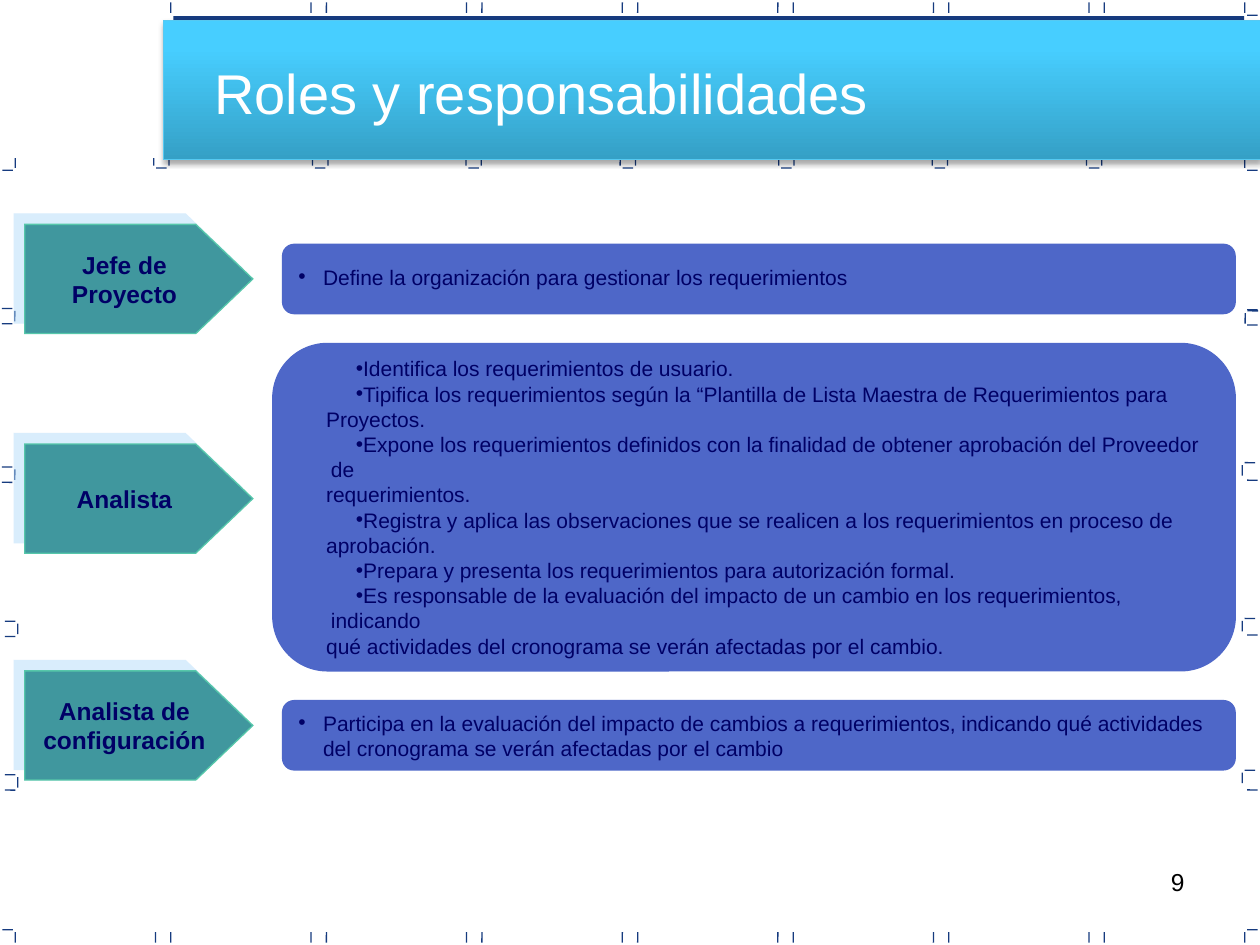
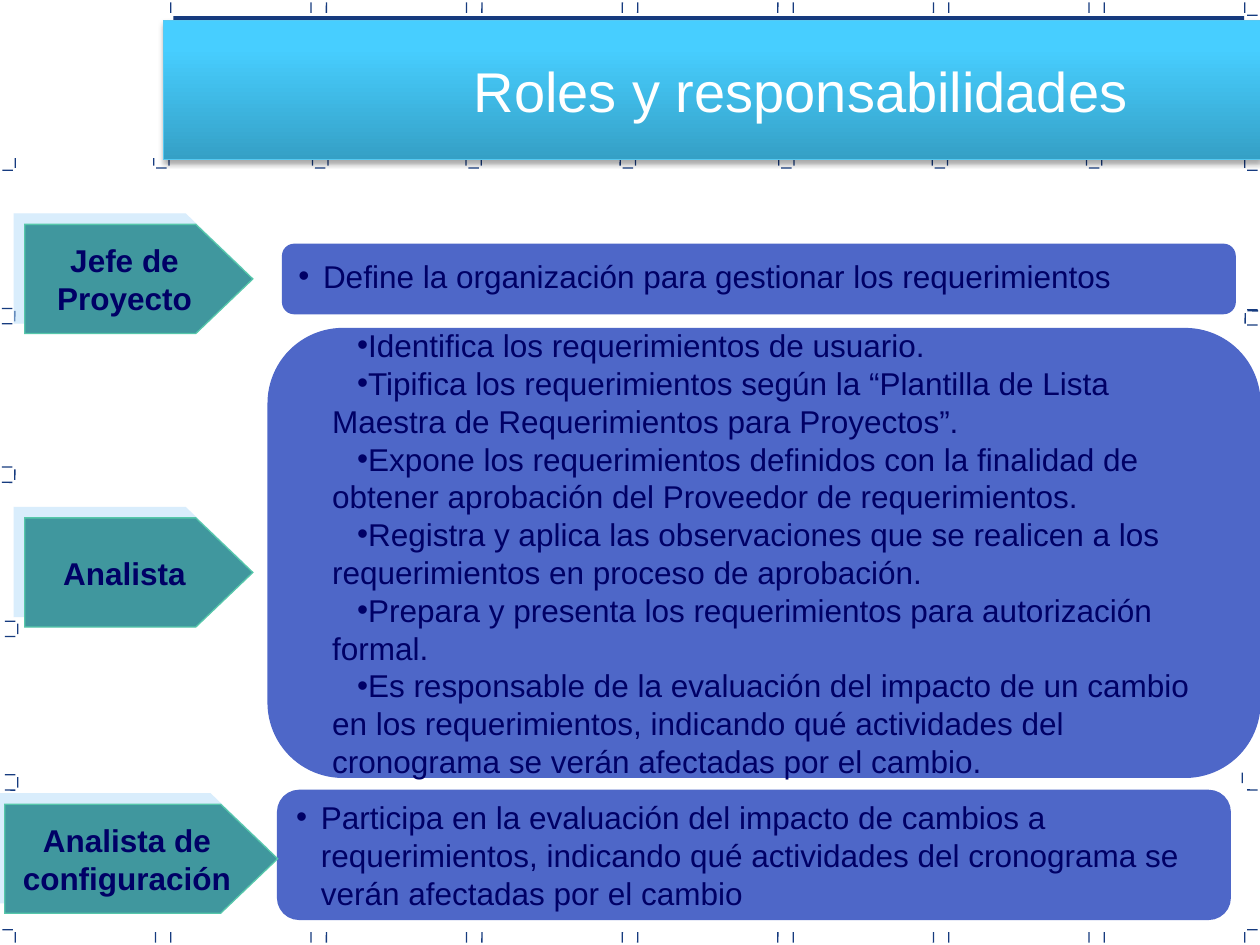
Before and after one commit to RSegura7/Travel-Peru-Express-Documentos, a slide deck: slide 9 of Area de proceso REQM/PGREQ_V0.1.pptx. Drawn at 1260x945 pixels with LibreOffice and Linux fonts; fonts in the diff are those of the drawing. Boxes give left, top, right and bottom in pixels: in the first picture for what was removed or moved away, otherwise in the second. Text is boxed around its words. In the diff, an @@ line names an element or a change of style, - is before the commit and + after.

```diff
--- a/Area de proceso REQM/PGREQ_V0.1.pptx
+++ b/Area de proceso REQM/PGREQ_V0.1.pptx
@@ text "Roles y responsabilidades" moved from (x1=214, y1=73, x2=867, y2=125) to (x1=474, y1=71, x2=1127, y2=123) @@
@@ rounded rectangle "Define la organización para gestionar ..." at (x1=282, y1=244, x2=1235, y2=314): size 12 to 18 pt; more space between paragraphs @@
@@ rounded rectangle "Identifica los requerimientos de usuario." resized from (x1=272, y1=344, x2=1235, y2=672) to (x1=268, y1=329, x2=1260, y2=777) @@
@@ text in rounded rectangle at (x1=332, y1=334, x2=1152, y2=660): size 12 to 18 pt in "Identifica los requerimientos de usuario.", "Prepara y presenta los requerimientos para autorización ..." @@
@@ text in rounded rectangle at (x1=332, y1=372, x2=1159, y2=590): text changed; size 12 to 18 pt @@
-• Tipifica los requerimientos según la “Plantilla de Lista Maestra de Requerimientos para
-Proyectos.
-• Expone los requerimientos definidos con la finalidad de obtener aprobación del Proveedor de
-requerimientos.
-• Registra y aplica las observaciones que se realicen a los requerimientos en proceso de
-aprobación.
+• Tipifica los requerimientos según la “Plantilla de Lista Maestra de Requerimientos para Proyectos”.
+• Expone los requerimientos definidos con la finalidad de obtener aprobación del Proveedor de requerimientos.
+• Registra y aplica las observaciones que se realicen a los requerimientos en proceso de aprobación.
@@ line removed from (1242, 475) to (1242, 465) @@
@@ line removed from (1245, 462) to (1255, 462) @@
@@ line removed from (1247, 480) to (1257, 480) @@
@@ pentagon arrow "Analista" moved from (x1=25, y1=444, x2=253, y2=553) to (x1=25, y1=518, x2=253, y2=627) @@
@@ line removed from (1242, 631) to (1242, 621) @@
@@ line removed from (1245, 619) to (1255, 619) @@
@@ line removed from (1247, 635) to (1257, 635) @@
@@ text in rounded rectangle at (x1=332, y1=674, x2=1189, y2=779): text changed; size 12 to 18 pt @@
-• Es responsable de la evaluación del impacto de un cambio en los requerimientos, indicando
-qué actividades del cronograma se verán afectadas por el cambio.
+• Es responsable de la evaluación del impacto de un cambio en los requerimientos, indicando qué actividades del cronograma se verán afectadas por el cambio.
@@ line removed from (1245, 770) to (1255, 770) @@
@@ size 14 to 18 pt in 3 elements at (x1=25, y1=224, x2=253, y2=334), (x1=25, y1=518, x2=253, y2=627), (x1=5, y1=804, x2=278, y2=914) @@
@@ pentagon arrow "Analista de configuración" resized from (x1=25, y1=670, x2=253, y2=780) to (x1=5, y1=804, x2=278, y2=914) @@
@@ rounded rectangle "Participa en la evaluación del ..." at (x1=277, y1=790, x2=1230, y2=919): size 12 to 18 pt; more space between paragraphs @@
@@ rounded rectangle "Participa en la evaluación del ..." resized from (x1=282, y1=701, x2=1235, y2=770) to (x1=277, y1=790, x2=1230, y2=919) @@
@@ page number removed at (x1=1171, y1=874, x2=1185, y2=892) @@
-9
```
Also in this commit, not shown: 7 other slides changed, 12 other files.
